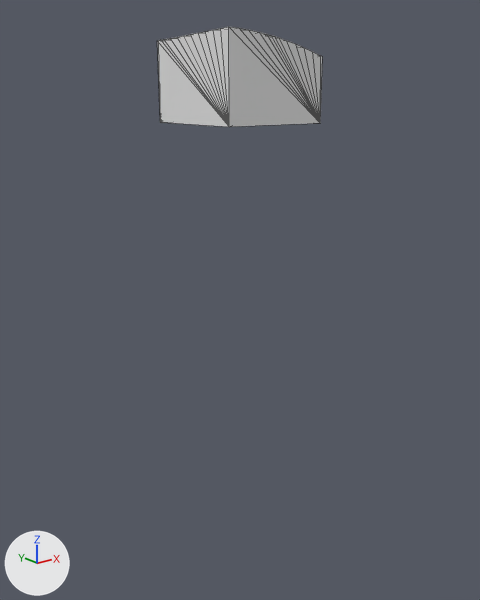
An edit to the glTF model assets/terrain/surface_pieces/surf_2_29.glb, drawn before and after from the same camera.
One viewpoint serves both versions: a camera (50 mm lens) standing at (-116.39, -61.16, -28.7) and looking at (-97.28, -37.28, -38.25). Every picture has the same lights, and +X, +Y and +Z are marked at lower left. The first picture is the older version. Mesh edges are drawn as thin lines. Where no turn or scale is listed for an object, it has been applied to the vertices.

Before the edit, the objects in view are built like this:
```python
me_geometry_0 = bpy.data.meshes.new('geometry_0')
me_geometry_0.from_pydata(...)  # 86 vertices, 168 faces; spans x -100.0..-95.0, y -40.0..-35.0, z -30.0..-26.38
ob_geometry_0 = bpy.data.objects.new('geometry_0', me_geometry_0)
ob_geometry_0.location = (0.0, 0.0, 0.0)
```
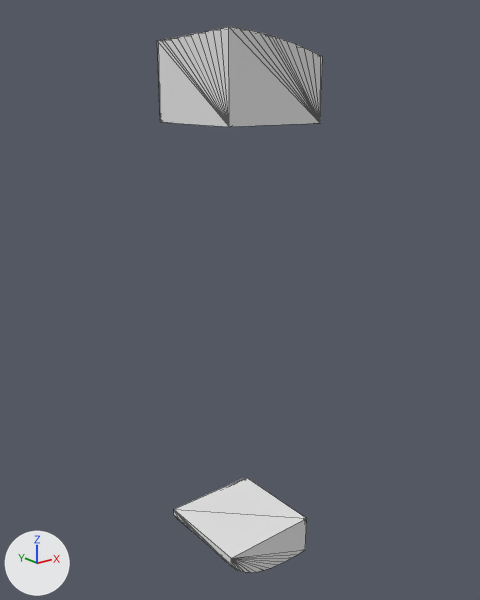
What differs and where, as boxes (x1, y1, x2, y2) in the pictures (480 x 600 px):
'layer_5', added: after (174, 477, 307, 573)

The change, as a diff of the scene's bpy script:
```diff
--- a/assets/terrain/surface_pieces/surf_2_29.glb.py
+++ b/assets/terrain/surface_pieces/surf_2_29.glb.py
@@ me_layer_5 @@
+me_layer_5.from_pydata(...)  # 102 vertices, 200 faces; spans x -100.0..-95.0, y -40.0..-35.0, z -52.1..-50.0
@@ ob_layer_5 @@
+ob_layer_5 = bpy.data.objects.new('layer_5', me_layer_5)
+ob_layer_5.location = (0.0, 0.0, 0.0)
```
